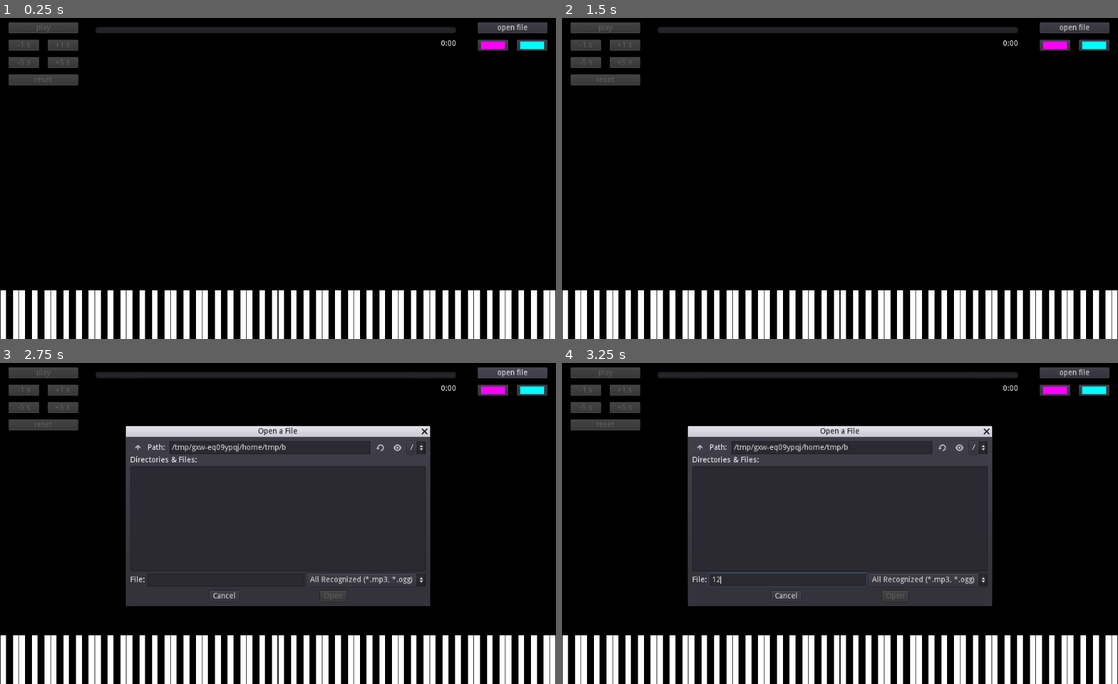
Above: before the commit, frames 1-4 (two rows, left to right).
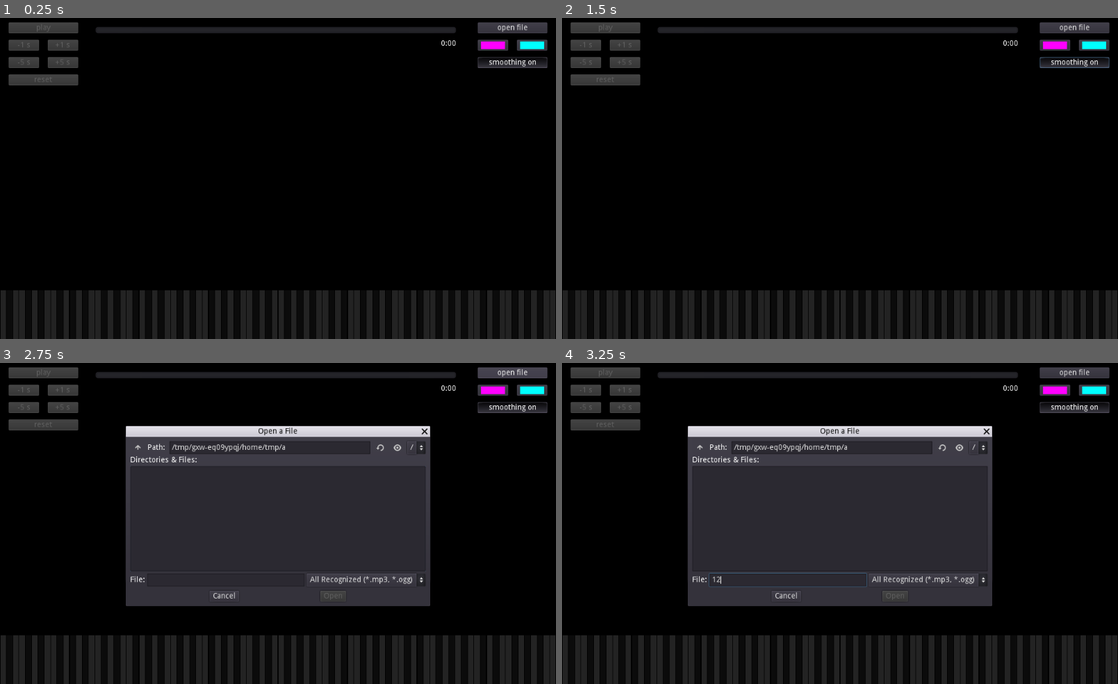
Above: after the commit, the same moments.

Repository: kinokomushroom/Godot-Piano-Transcription-Helper
Game: Godot game, scene res://Main.tscn
Two runs of this game, one before a commit and one after it. Both use one fixed random seed, a clock stepped at 60 frames per second and the inputs below.
Inputs (mouse positions are in pixels of both pictures, inside the frame that each line leads up to):
- Up to frame 1 (0.25 s): no input
- Up to frame 2 (1.5 s): click (1073, 62) at 0.5 s, where only the run after the commit has a clickable "smoothing on"; click (1073, 62) at 1.25 s, where only the run after the commit has a clickable "smoothing off"
- Up to frame 3 (2.75 s): click "open file" at 2 s
- Up to frame 4 (3.25 s): click (789, 581) at 2.77 s; type "12" at 2.85 s

The runs differ from the first frame. In frame 1, 9.4% of the frame differs, in the area x 0-100%, y 12-100%; in frame 2, 9.4%; in frame 3, 9.4%; in frame 4, 9.4%.

Commit message:
Add temporal smoothing
Added option to apply temporal smoothing, and also refactored some code.

Diff:
--- a/Main.gd
+++ b/Main.gd
@@ -6,12 +6,16 @@
 var lowest_frequency: float = 27.5
 var magnitude_bar_width: float = 0.4
 var magnitude_db_array = []
-var magnitude_decrease_speed: float = 60.0
+var averaging_frames: int = 4
+var smooth: bool = true
+var lowest_magnitude: float = -60.0
+var magnitude_decrease_speed: float = 1.5 * lowest_magnitude
+export var gradient: Gradient
 var piano_bar_height: float = 0.15
 var piano_bar_width: float = 0.9
 onready var bar_screen_height: float = 1.0 - piano_bar_height
-var lowest_magnitude: float = -60.0
-export var gradient: Gradient
+export var white_key_color: Color
+export var black_key_color: Color
 
 var delta: float = 1.0 / 60.0
 var spectrum: AudioEffectSpectrumAnalyzerInstance = AudioServer.get_bus_effect_instance(0, 0)
@@ -28,42 +32,6 @@
 	mapped_value += target_start
 	return mapped_value
 
-func draw_magnitude(key_index: int):
-	var x_position_uniform: float = 1.0 / key_number * (key_index + 0.5)
-	var x_position: float = screen_size.x * x_position_uniform
-	var frequency_start: float = lowest_frequency * pow(2.0, (1.0 / 12.0) * (key_index - 0.5))
-	var frequency_end: float = lowest_frequency * pow(2.0, (1.0 / 12.0) * (key_index + 0.5))
-	var magnitude: Vector2 = spectrum.get_magnitude_for_frequency_range(frequency_start, frequency_end, AudioEffectSpectrumAnalyzerInstance.MAGNITUDE_AVERAGE)
-	if not $AudioStreamPlayer.playing:
-		magnitude = Vector2.ZERO
-	var magnitude_db: float = linear2db((magnitude.x + magnitude.y) / 2)
-	magnitude_db = max(magnitude_db, magnitude_db_array[key_index] - magnitude_decrease_speed * delta)
-	magnitude_db_array[key_index] = magnitude_db
-	var height_uniform: float = max(0.0, map_range(magnitude_db, lowest_magnitude, 0.0, 0.0, 1.0))
-	var height: float = screen_size.y * height_uniform
-	var width: float = screen_size.x / float(key_number) * magnitude_bar_width
-	var color: Color = gradient.interpolate(x_position_uniform)
-	if height_uniform < 0.5:
-		color = color.darkened(map_range(height_uniform, 0.0, 0.5, 0.9, 0.0))
-	else:
-		color = color.lightened(map_range(height_uniform, 0.5, 0.9, 0.0, 1.0))
-	draw_rect(Rect2(x_position - width / 2, (screen_size.y - height) * bar_screen_height, width, height * bar_screen_height), color)
-
-func draw_key(key_index: int):
-	var x_position: float = screen_size.x / float(key_number) * (key_index + 0.5)
-	var width: float = screen_size.x / float(key_number) * piano_bar_width
-	var height: float = screen_size.y * piano_bar_height
-	var color: Color = Color.white
-	for black_position in [1, 4, 6, 9, 11]:
-		if (key_index + 12 - black_position) % 12 == 0:
-			color = Color.black
-	draw_rect(Rect2(x_position - width / 2, screen_size.y - height, width, height), color)
-
-func _draw():
-	draw_rect(Rect2(0, 0, screen_size.x, screen_size.y), Color.black)
-	for key_index in range(0, key_number):
-		draw_magnitude(key_index)
-		draw_key(key_index)
 
 func initialize_values():
 	$Control/startstop.disabled = false
@@ -80,6 +48,83 @@
 	$Control/TimeBar.value = play_position
 	$Control/startstop.pressed = false
 
+func change_time(difference):
+	play_position = clamp(play_position + difference, 0.0, stream_length)
+	$Control/TimeBar.value = play_position
+	if playing:
+		$AudioStreamPlayer.play(play_position)
+
+func import_mp3(path: String):
+	var file = File.new()
+	file.open(path, File.READ)
+	var stream = AudioStreamMP3.new()
+	stream.data = file.get_buffer(file.get_len())
+	return stream
+
+func import_ogg(path: String):
+	var file = File.new()
+	file.open(path, File.READ)
+	var stream = AudioStreamOGGVorbis.new()
+	stream.data = file.get_buffer(file.get_len())
+	file.close()
+	return stream
+
+func analyze_frequencies():
+	for key_index in range(0, key_number):
+		var frequency_start: float = lowest_frequency * pow(2.0, (1.0 / 12.0) * (key_index - 0.5))
+		var frequency_end: float = lowest_frequency * pow(2.0, (1.0 / 12.0) * (key_index + 0.5))
+		var magnitude: Vector2 = spectrum.get_magnitude_for_frequency_range(frequency_start, frequency_end, AudioEffectSpectrumAnalyzerInstance.MAGNITUDE_AVERAGE)
+		if not $AudioStreamPlayer.playing: # do this or weird stuff will happend while paused (spooky)
+			magnitude = Vector2.ZERO
+		var magnitude_db: float = linear2db((magnitude.x + magnitude.y) / 2)
+		if magnitude_db == -INF:
+			magnitude_db = lowest_magnitude
+
+		# average values over several frames
+		var sum: float = magnitude_db
+		for frame in averaging_frames - 1:
+			var copied_value: float = magnitude_db_array[key_index][frame + 1]
+			magnitude_db_array[key_index][frame] = copied_value
+			sum += copied_value
+		sum /= averaging_frames
+		if smooth:
+			magnitude_db = sum
+
+		# gradually decrease value to make it less jumpy
+		magnitude_db = max(magnitude_db_array[key_index][averaging_frames - 2] + magnitude_decrease_speed * delta, magnitude_db)
+		magnitude_db = max(lowest_magnitude, magnitude_db)
+		magnitude_db_array[key_index][averaging_frames - 1] = magnitude_db
+
+func draw_magnitude(key_index: int):
+	var magnitude: float = magnitude_db_array[key_index][averaging_frames - 1]
+	var x_position_uniform: float = 1.0 / key_number * (key_index + 0.5)
+	var x_position: float = screen_size.x * x_position_uniform
+	var height_uniform: float = max(0.0, map_range(magnitude, lowest_magnitude, 0.0, 0.0, 1.0))
+	var height: float = screen_size.y * height_uniform
+	var width: float = screen_size.x / float(key_number) * magnitude_bar_width
+	var color: Color = gradient.interpolate(x_position_uniform)
+	if height_uniform < 0.5:
+		color = color.darkened(map_range(height_uniform, 0.0, 0.5, 0.9, 0.0))
+	else:
+		color = color.lightened(map_range(height_uniform, 0.5, 0.9, 0.0, 1.0))
+	draw_rect(Rect2(x_position - width / 2, (screen_size.y - height) * bar_screen_height, width, height * bar_screen_height), color)
+
+func draw_key(key_index: int):
+	var x_position: float = screen_size.x / float(key_number) * (key_index + 0.5)
+	var width: float = screen_size.x / float(key_number) * piano_bar_width
+	var height: float = screen_size.y * piano_bar_height
+	var color: Color = white_key_color
+	for black_position in [1, 4, 6, 9, 11]:
+		if (key_index + 12 - black_position) % 12 == 0:
+			color = black_key_color
+	draw_rect(Rect2(x_position - width / 2, screen_size.y - height, width, height), color)
+
+func _draw():
+	draw_rect(Rect2(0, 0, screen_size.x, screen_size.y), Color.black)
+	for key_index in range(0, key_number):
+		draw_magnitude(key_index)
+		draw_key(key_index)
+
 func viewport_size_changed():
 	screen_size = get_viewport().size
 	$Control.rect_size = screen_size
@@ -88,8 +133,10 @@
 	get_tree().get_root().connect("size_changed", self, "viewport_size_changed")
 	viewport_size_changed()
 	for key_index in range(0, key_number):
-		magnitude_db_array.append(lowest_magnitude)
-
+		var history = []
+		for frame in averaging_frames:
+			history.append(lowest_magnitude)
+		magnitude_db_array.append(history)
 
 func _process(_delta):
 	delta = _delta
@@ -114,7 +161,9 @@
 	var minutes: int = floor(play_position / 60)
 	var seconds: int = int(play_position) % 60
 	$Control/Timestamp.text = "%d:%02d" % [minutes, seconds]
+	analyze_frequencies()
 	update()
+#	print(magnitude_db_array[40])
 
 func _on_startstop_toggled(button_pressed):
 	if button_pressed == true:
@@ -127,28 +176,16 @@
 		$AudioStreamPlayer.stop()
 
 func _on_minus1_pressed():
-	play_position = max(play_position - 1.0, 0.0)
-	$Control/TimeBar.value = play_position
-	if playing:
-		$AudioStreamPlayer.play(play_position)
+	change_time(-1.0)
 
 func _on_plus1_pressed():
-	play_position = min(play_position + 1.0, stream_length)
-	$Control/TimeBar.value = play_position
-	if playing:
-		$AudioStreamPlayer.play(play_position)
+	change_time(1.0)
 
 func _on_minus5_pressed():
-	play_position = max(play_position - 5.0, 0.0)
-	$Control/TimeBar.value = play_position
-	if playing:
-		$AudioStreamPlayer.play(play_position)
+	change_time(-5.0)
 
 func _on_plus5_pressed():
-	play_position = min(play_position + 5.0, stream_length)
-	$Control/TimeBar.value = play_position
-	if playing:
-		$AudioStreamPlayer.play(play_position)
+	change_time(5.0)
 
 func _on_reset_pressed():
 	play_position = 0.0
@@ -160,16 +197,10 @@
 	$Control/FileDialog.popup_centered()
 
 func _on_FileDialog_file_selected(path):
-	var file = File.new()
-	file.open(path, File.READ)
-	var stream
 	if String(path).ends_with(".ogg"):
-		stream = AudioStreamOGGVorbis.new()
+		$AudioStreamPlayer.stream = import_ogg(path)
 	elif String(path).ends_with(".mp3"):
-		stream = AudioStreamMP3.new()
-	stream.data = file.get_buffer(file.get_len())
-	$AudioStreamPlayer.stream = stream
-	file.close()
+		$AudioStreamPlayer.stream = import_mp3(path)
 	file_chosen = true
 	initialize_values()
 
@@ -181,3 +212,11 @@
 
 func _on_TimeBar_scrolling():
 	scrubbing = true
+
+func _on_smooth_toggled(button_pressed):
+	if button_pressed:
+		smooth = true
+		$Control/smooth.text = "smoothing on"
+	else:
+		smooth = false
+		$Control/smooth.text = "smoothing off"
--- a/Main.tscn
+++ b/Main.tscn
@@ -8,6 +8,8 @@
 [node name="Main" type="Node2D"]
 script = ExtResource( 1 )
 gradient = SubResource( 1 )
+white_key_color = Color( 0.141176, 0.141176, 0.141176, 1 )
+black_key_color = Color( 0.0470588, 0.0470588, 0.0470588, 1 )
 
 [node name="AudioStreamPlayer" type="AudioStreamPlayer" parent="."]
 
@@ -136,6 +138,18 @@
 "_edit_use_anchors_": false
 }
 
+[node name="smooth" type="Button" parent="Control"]
+margin_left = 880.0
+margin_top = 80.0
+margin_right = 1008.0
+margin_bottom = 100.0
+toggle_mode = true
+pressed = true
+text = "smoothing on"
+__meta__ = {
+"_edit_use_anchors_": false
+}
+
 [node name="FileDialog" type="FileDialog" parent="Control"]
 margin_right = 560.0
 margin_bottom = 312.0
@@ -171,4 +185,5 @@
 [connection signal="color_changed" from="Control/Color1" to="." method="_on_Color1_color_changed"]
 [connection signal="color_changed" from="Control/Color2" to="." method="_on_Color2_color_changed"]
 [connection signal="pressed" from="Control/open" to="." method="_on_open_pressed"]
+[connection signal="toggled" from="Control/smooth" to="." method="_on_smooth_toggled"]
 [connection signal="file_selected" from="Control/FileDialog" to="." method="_on_FileDialog_file_selected"]
Not shown, changed: README.md
